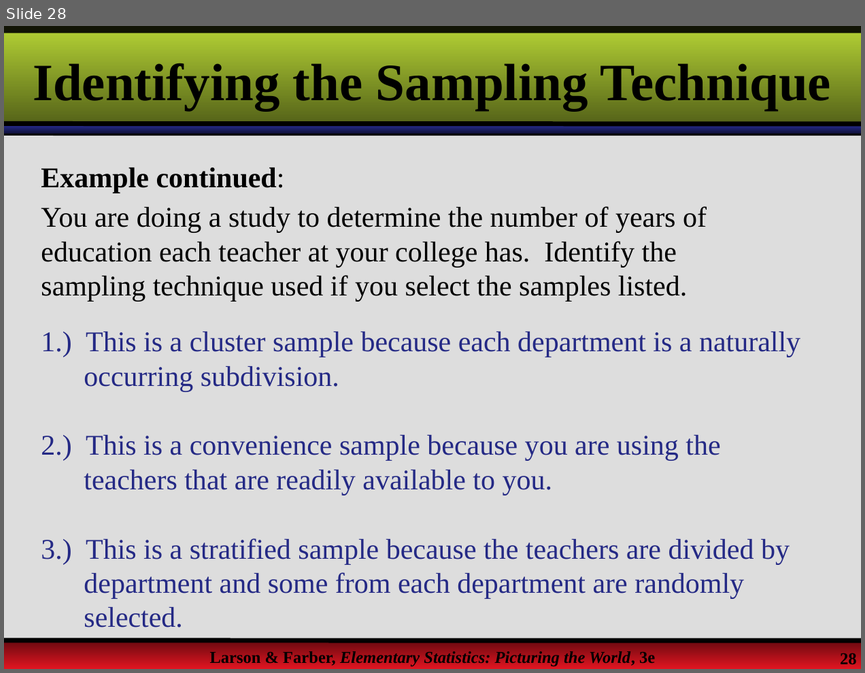
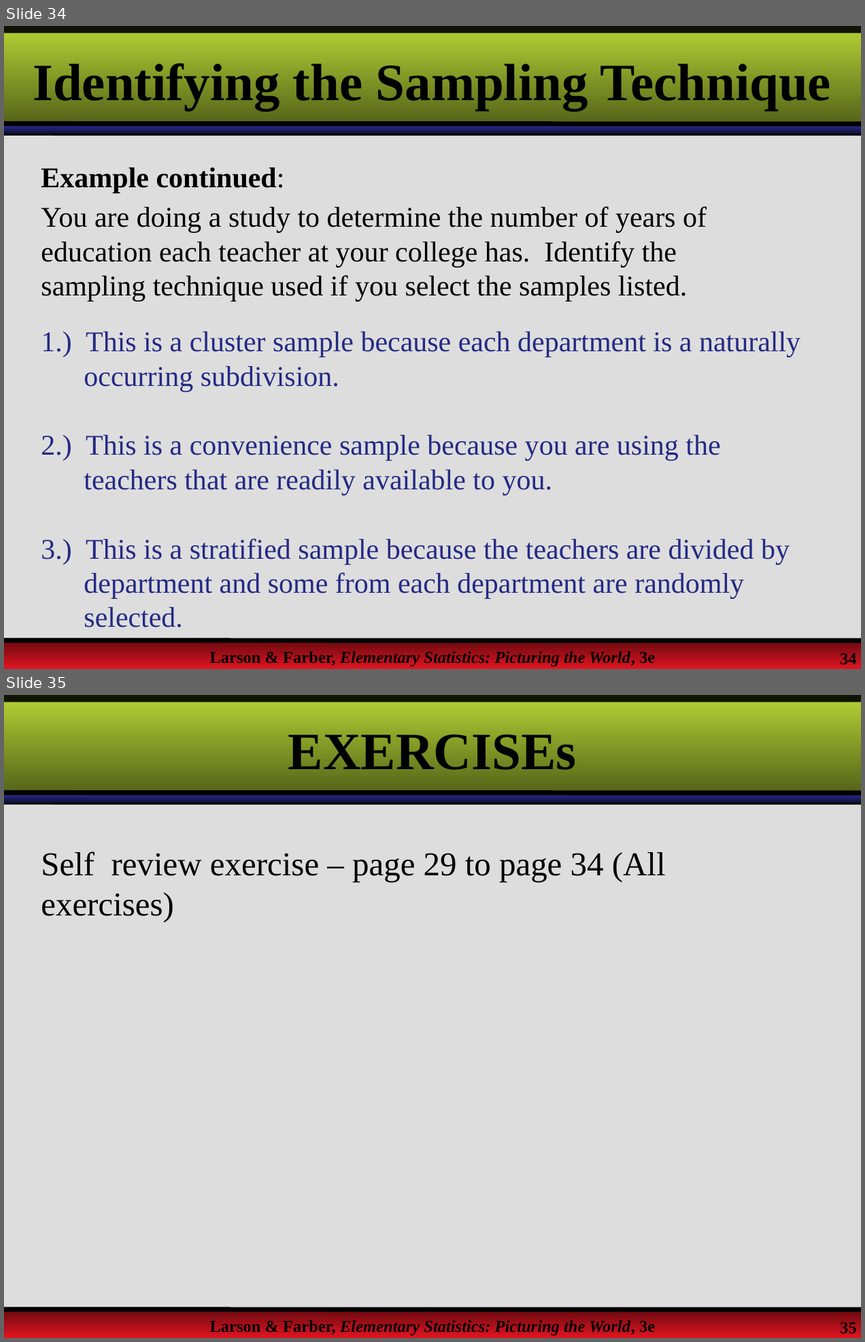
Before and after one commit to MMabaso/Quantitative-Techniques-Lecture, a slide deck: QTS105D/Lecture1.pptx. Shown one above the other, each under a label of ours: slide 28 before the commit, slides 34 and 35 after it. The pictures are 865x673 and 865x1342 pixels, drawn with LibreOffice and Linux fonts; fonts in the diff are those of the drawing; background and template pictures are left out. Boxes give left, top, right and bottom in pixels: in the first picture for what was removed or moved away, otherwise in the second. Text is boxed around its words. In the diff, an @@ line names an element or a change of style, - is before the commit and + after.

```diff
--- a/QTS105D/Lecture1.pptx
+++ b/QTS105D/Lecture1.pptx
@@ slide 35 added at (4, 695, 861, 1338), background picture (left out); not listed: 9 template elements that a slide beside it also shows @@
@@ title added at (288, 728, 576, 770), 44 pt, text #000000, bold @@
+EXERCISEs
@@ text added at (41, 851, 666, 882), 28 pt, text #000000 @@
+Self review exercise – page 29 to page 34 (All exercises)
@@ what was slide 28 is now slide 34 @@
@@ page number at (840, 653, 857, 667): text changed @@
-28
+34
```
Also in this commit, not shown: 10 slides changed, 8 other slides added, 2 slides removed.
